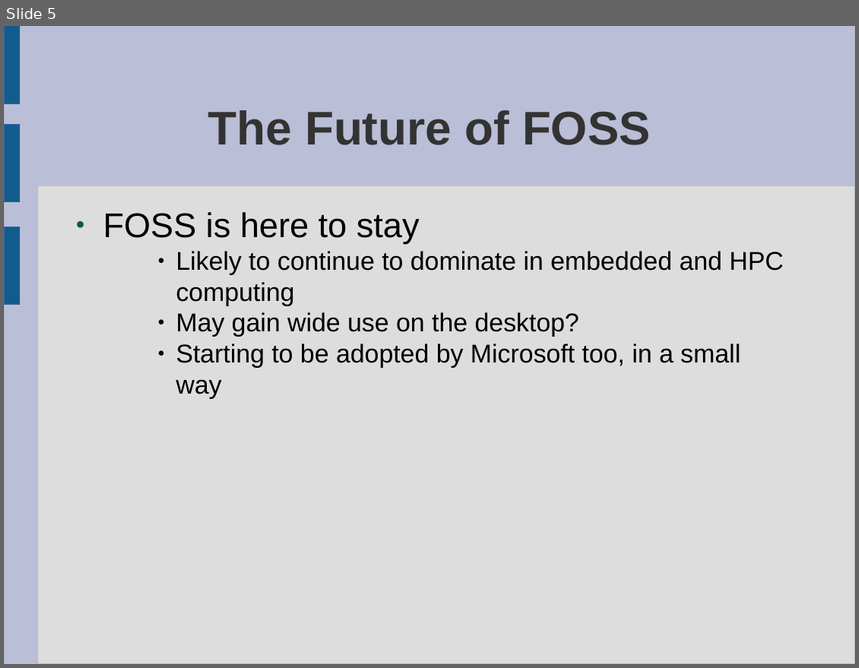
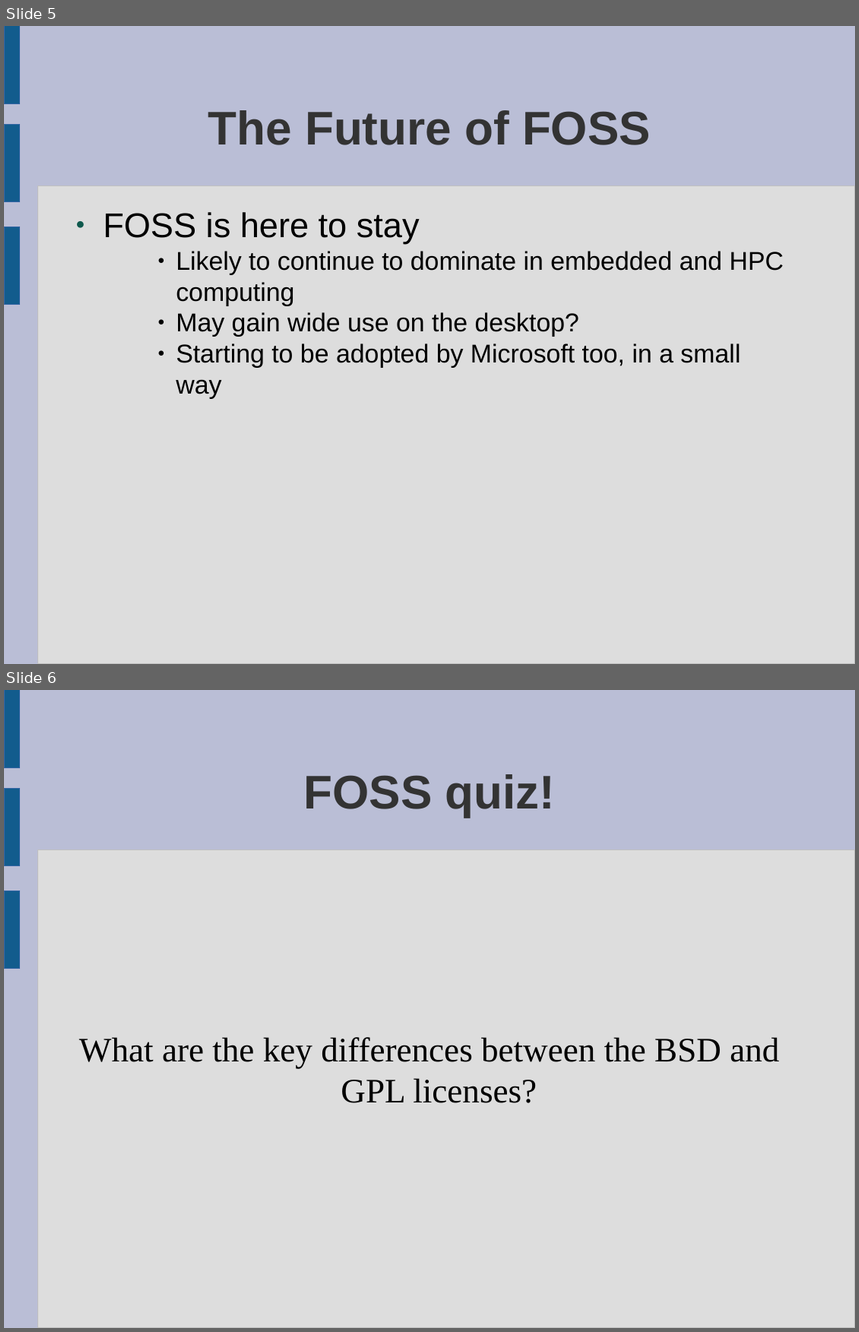
Before and after one commit to laurencesmart/comp8440, a slide deck: lectures/release_early.odp. Shown one above the other, each under a label of ours: slide 5 before the commit, slides 5 and 6 after it. The pictures are 859x668 and 859x1332 pixels, drawn with LibreOffice and Linux fonts; fonts in the diff are those of the drawing. Boxes give left, top, right and bottom in pixels: in the first picture for what was removed or moved away, otherwise in the second. Text is boxed around its words. In the diff, an @@ line names an element or a change of style, - is before the commit and + after.

Commit message:
added quiz to the last lecture

```diff
--- a/lectures/release_early.odp
+++ b/lectures/release_early.odp
@@ slide 6 added at [4,690,855,1328], background #BABED6; not listed: 4 template elements that a slide beside it also shows @@
@@ title added at [304,774,556,818], 44 pt, text #333333, bold @@
+FOSS quiz!
@@ subtitle added at [79,1037,779,1103], 32 pt, text #000000 @@
+What are the key differences between the BSD and GPL licenses?
```
Also in this commit, not shown: 15 other slides added.
